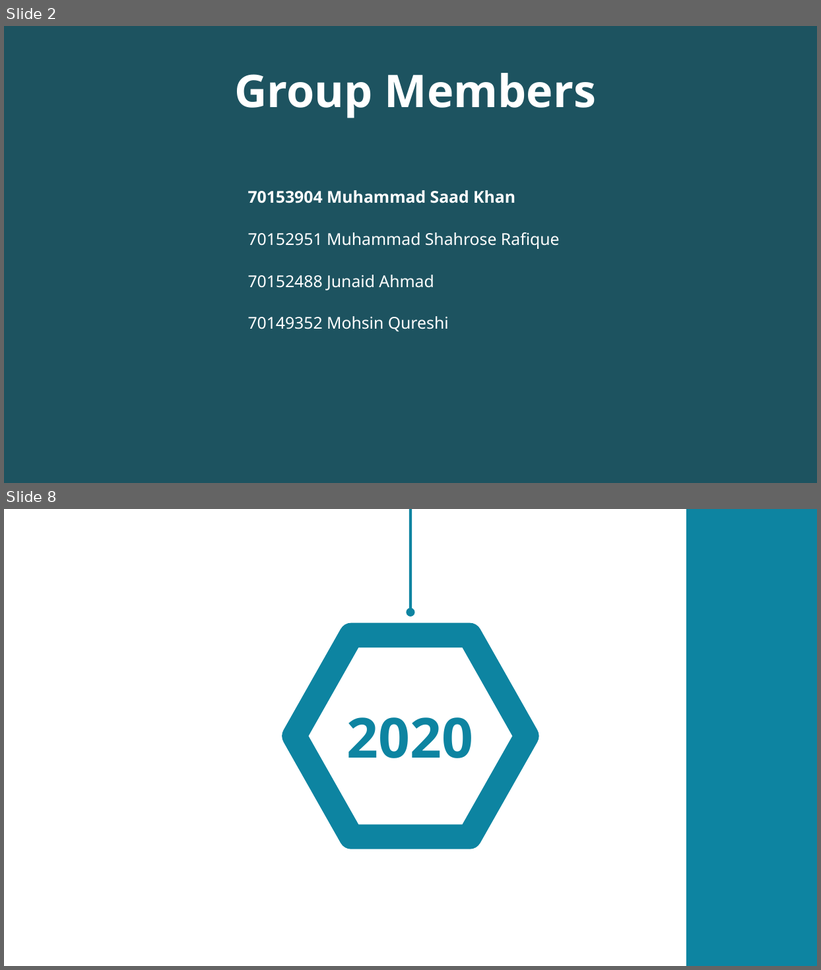
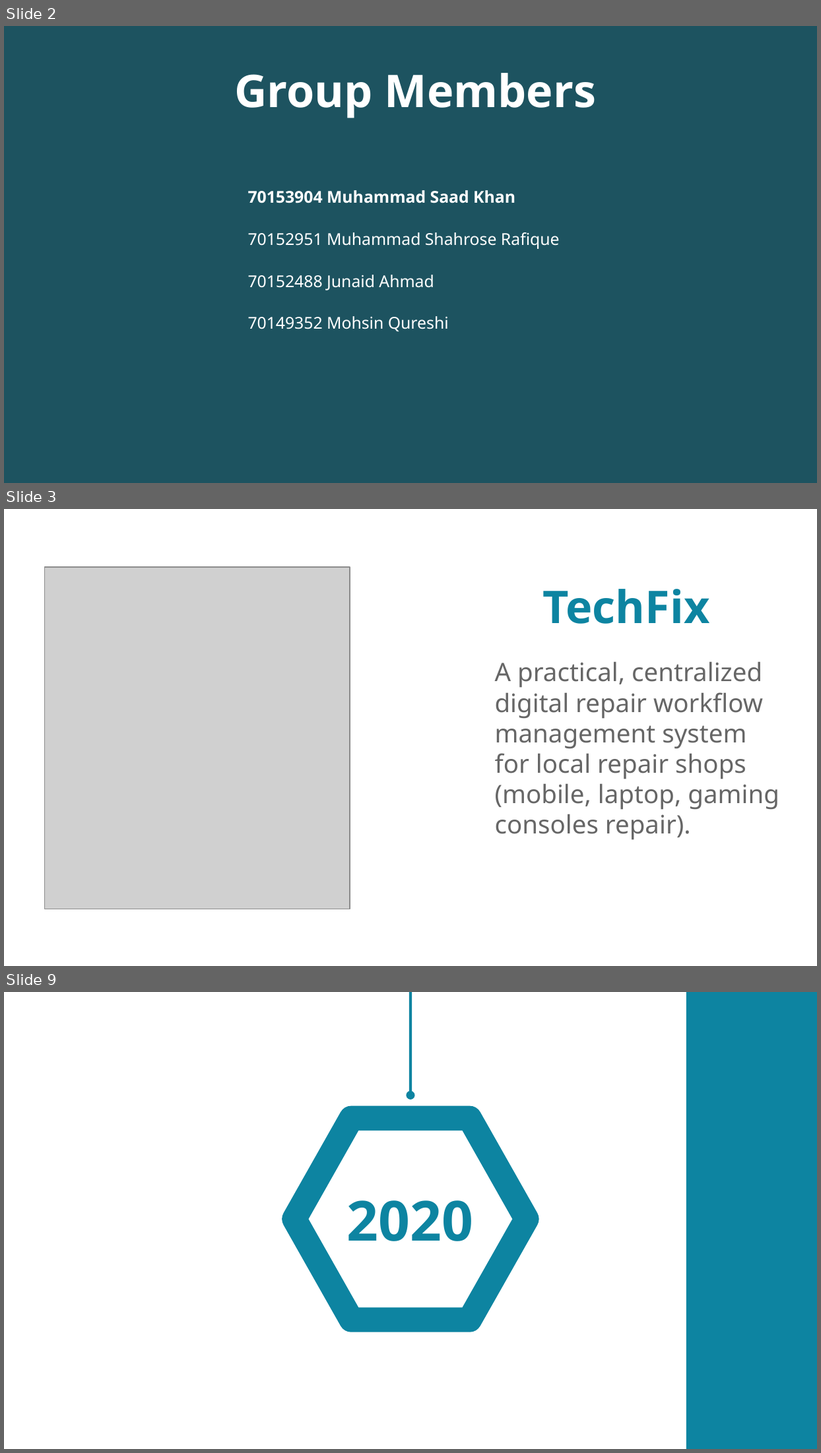
Before and after one commit to AlphaBeast97/DBMS-Flutter-Porject, a slide deck: proposal.odp. Shown one above the other, each under a label of ours: slides 2 and 8 before the commit, slides 2, 3 and 9 after it; the slides between them are not shown. The pictures are 821x970 and 821x1453 pixels, drawn with LibreOffice and Linux fonts; fonts in the diff are those of the drawing; grey boxes stand for pictures; background and template pictures are left out; a plain dark background stands for a picture behind light text. Boxes give left, top, right and bottom in pixels: in the first picture for what was removed or moved away, otherwise in the second. Text is boxed around its words. In the diff, an @@ line names an element or a change of style, - is before the commit and + after.

```diff
--- a/proposal.odp
+++ b/proposal.odp
@@ slide 3 added at box(4, 509, 817, 966), background #FFFFFF @@
@@ picture added at box(44, 567, 350, 910) @@
@@ title added at box(543, 589, 710, 624), 44 pt, text #0D84A1, bold @@
+TechFix
@@ text added at box(495, 662, 780, 840), 24.8 pt, text #666666 @@
+A practical, centralized digital repair workflow management system for local repair shops (mobile, laptop, gaming consoles repair).
@@ what was slide 8 is now slide 9 @@
```
Also in this commit, not shown: 5 other slides added, 5 slides removed, 4 other files.
